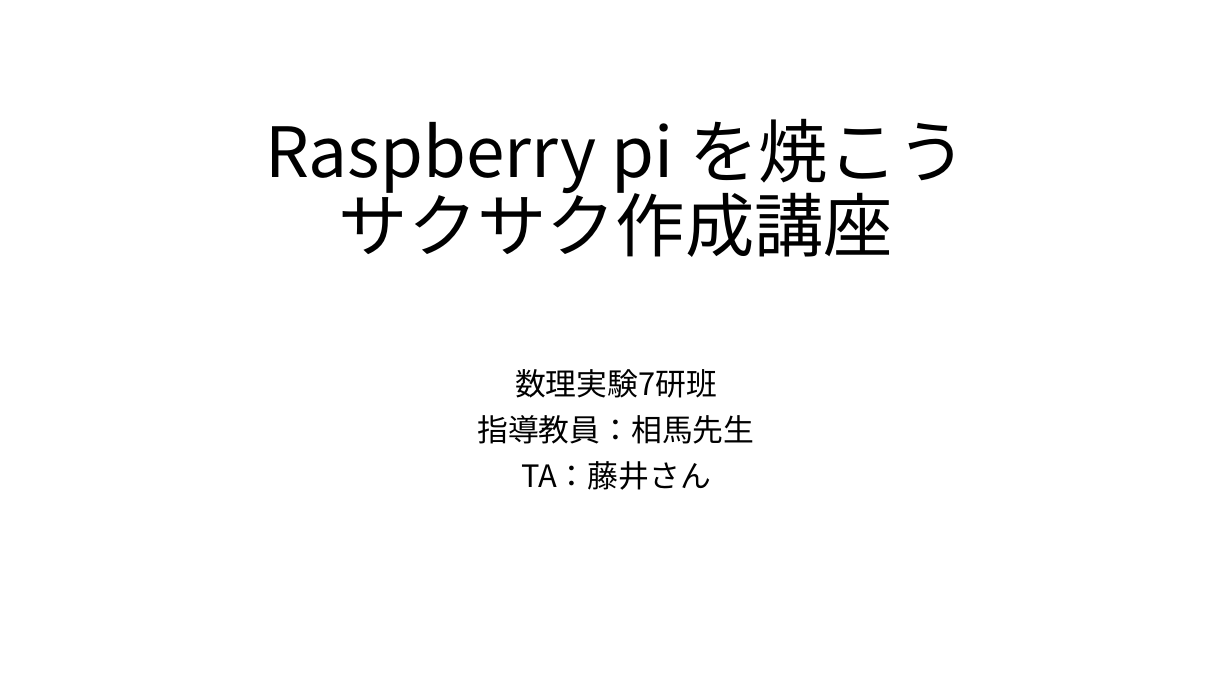
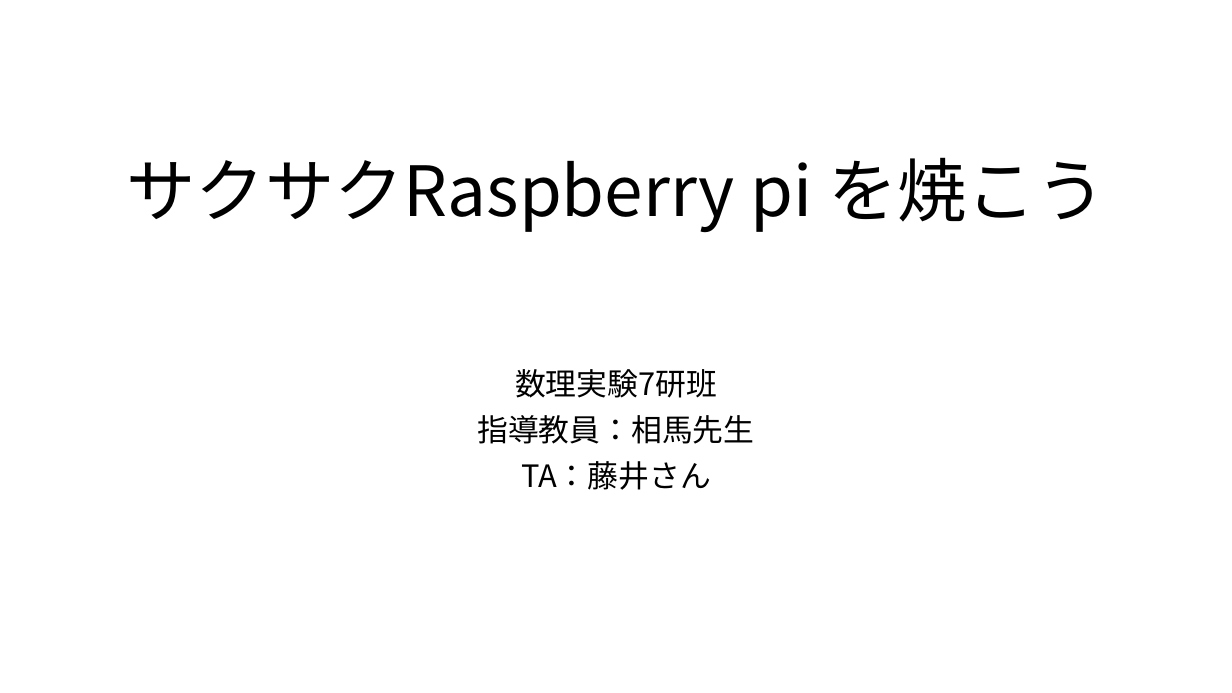
Before and after one commit to OptMist-Tokyo/experiment2018, a slide deck: slide 1 of Raspberry pi を焼こう.pptm. Drawn at 1232x693 pixels with LibreOffice and Linux fonts; fonts in the diff are those of the drawing; background and template pictures are left out. Boxes give left, top, right and bottom in pixels: in the first picture for what was removed or moved away, otherwise in the second. Text is boxed around its words. In the diff, an @@ line names an element or a change of style, - is before the commit and + after.

```diff
--- a/Raspberry pi を焼こう.pptm
+++ b/Raspberry pi を焼こう.pptm
@@ title at <box>127,157,1105,233</box>: text changed @@
-Raspberry pi を焼こう
-サクサク作成講座
+サクサクRaspberry pi を焼こう
```
Also in this commit, not shown: 3 other slides changed, 1 slide added, 2 slides removed.
